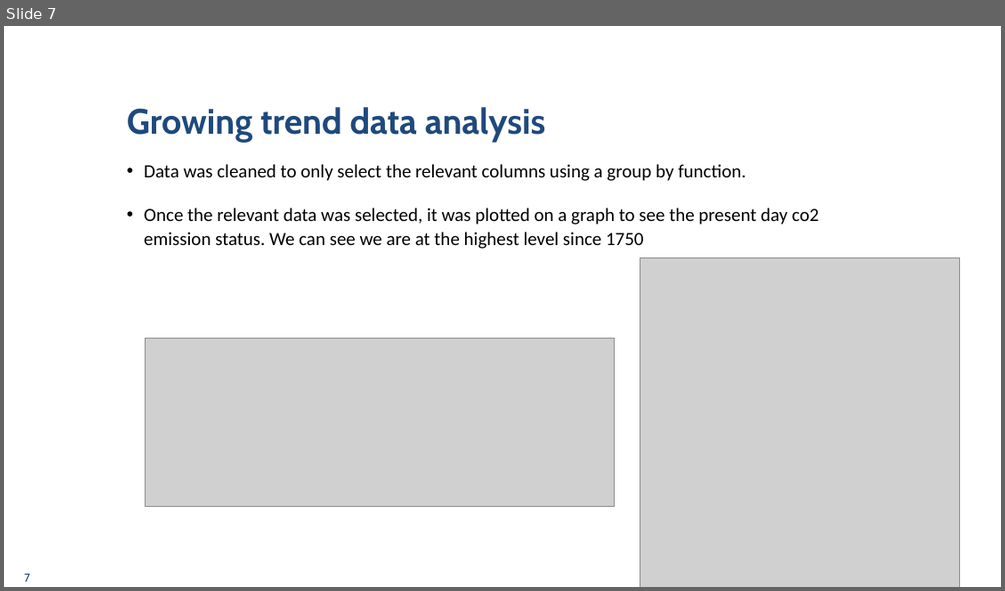
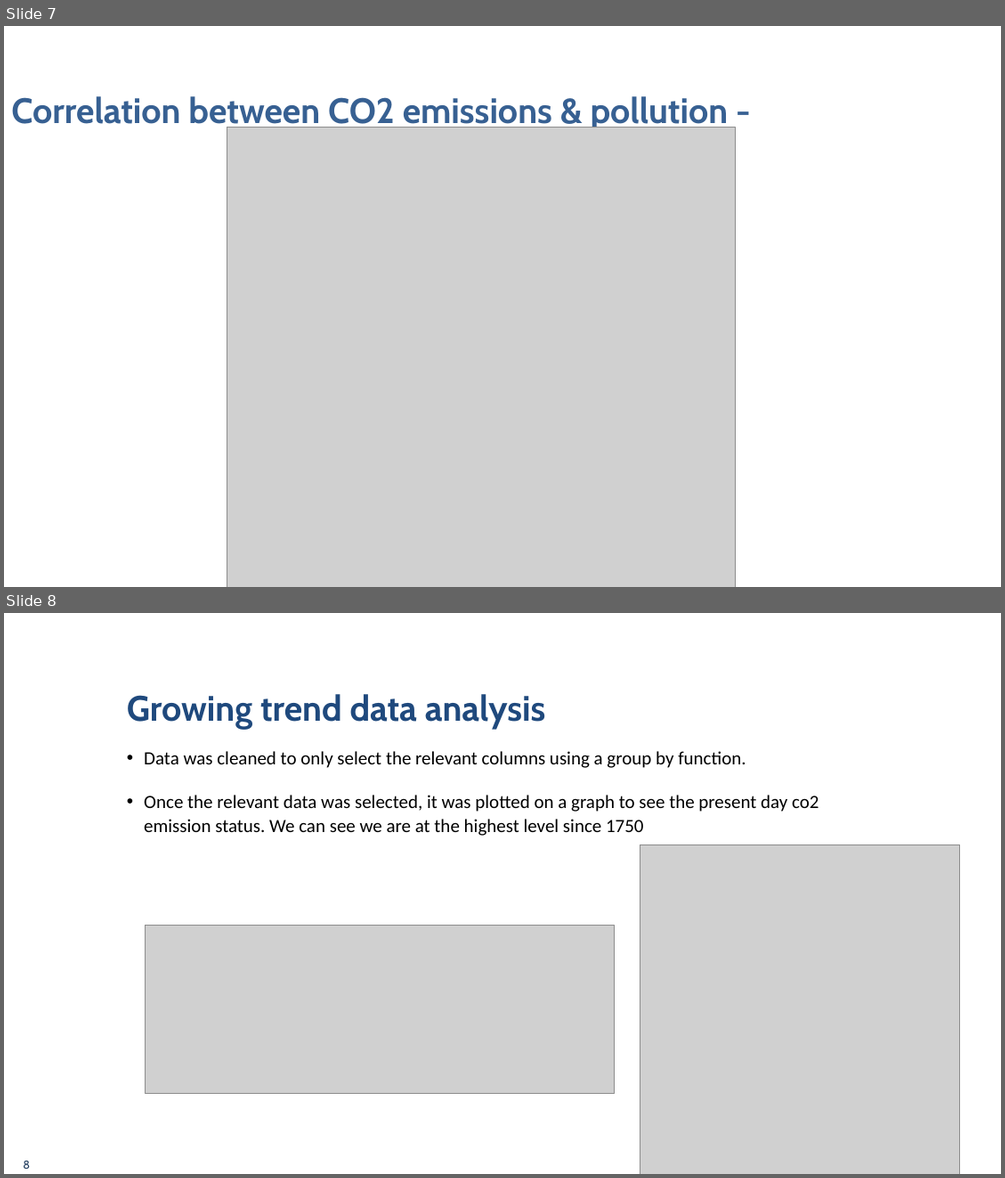
Before and after one commit to AnaTipps/Project_1, a slide deck: World CO2 Emission.pptx. Shown one above the other, each under a label of ours: slide 7 before the commit, slides 7 and 8 after it. The pictures are 1005x591 and 1005x1178 pixels, drawn with LibreOffice and Linux fonts; fonts in the diff are those of the drawing; grey boxes stand for pictures. Boxes give left, top, right and bottom in pixels: in the first picture for what was removed or moved away, otherwise in the second. Text is boxed around its words. In the diff, an @@ line names an element or a change of style, - is before the commit and + after.

```diff
--- a/World CO2 Emission.pptx
+++ b/World CO2 Emission.pptx
@@ slide 7 added at [4,26,1001,587], background #FFFFFF; not listed: 3 template elements that a slide beside it also shows @@
@@ title added at [11,96,728,131], 34 pt, text #376092, bold @@
+Correlation between CO2 emissions & pollution -
@@ picture added at [227,127,736,587] @@
@@ what was slide 7 is now slide 8 @@
@@ page number at [23,1160,30,1168]: text changed @@
-7
+8
```
Also in this commit, not shown: 2 slides changed, 1 other slide added.
